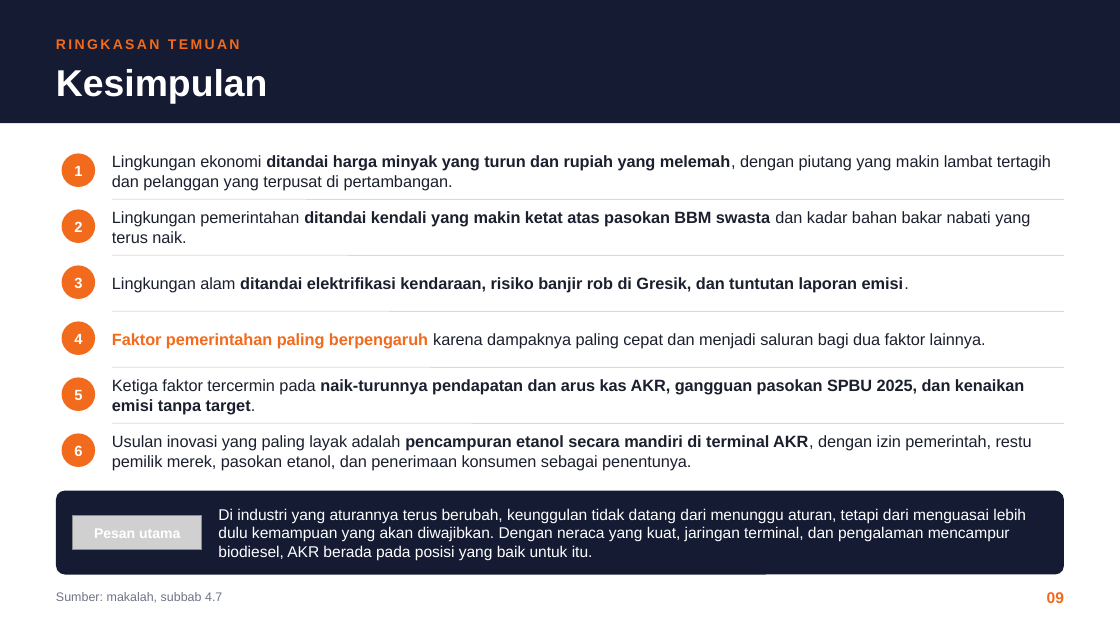
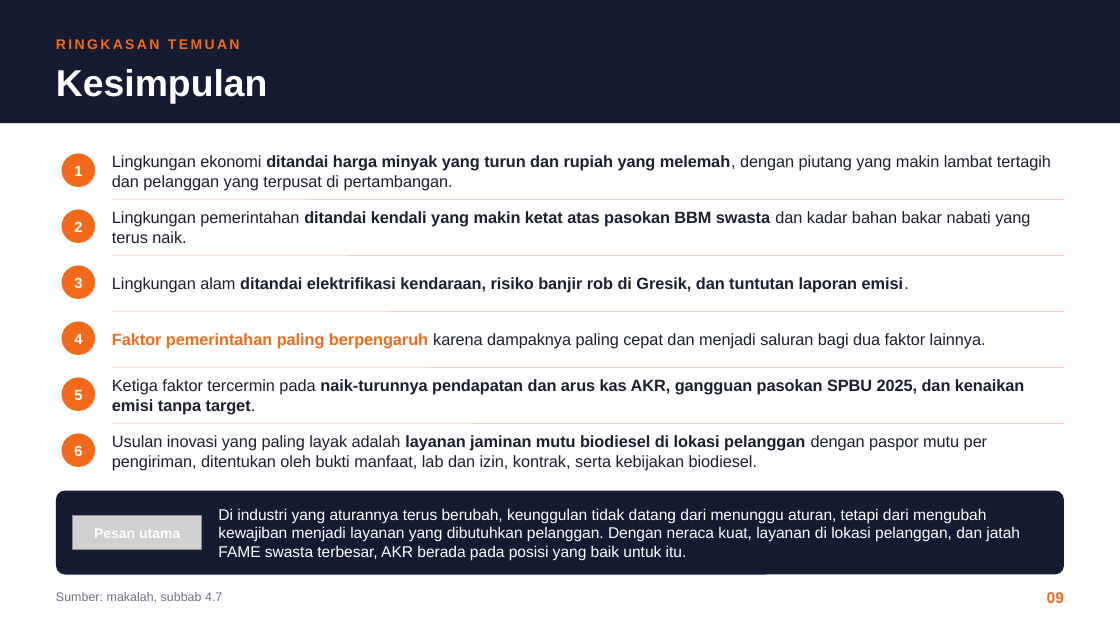
Before and after one commit to aslihabnuri/Dom-Manipulation, a slide deck: slide 9 of output-paper-GBE/Presentasi GBE - Aulia Sisca Rahmadiyanti - SEMBA 51A - PT AKR Corporindo Tbk.pptx. Drawn at 1120x630 pixels with LibreOffice and Linux fonts; fonts in the diff are those of the drawing; grey boxes stand for pictures; background and template pictures are left out. Boxes give left, top, right and bottom in pixels: in the first picture for what was removed or moved away, otherwise in the second. Text is boxed around its words. In the diff, an @@ line names an element or a change of style, - is before the commit and + after.

```diff
--- a/output-paper-GBE/Presentasi GBE - Aulia Sisca Rahmadiyanti - SEMBA 51A - PT AKR Corporindo Tbk.pptx
+++ b/output-paper-GBE/Presentasi GBE - Aulia Sisca Rahmadiyanti - SEMBA 51A - PT AKR Corporindo Tbk.pptx
@@ text at (x1=112, y1=435, x2=987, y2=470): text changed @@
-Usulan inovasi yang paling layak adalah pencampuran etanol secara mandiri di terminal AKR, dengan izin pemerintah, restu pemilik merek, pasokan etanol, dan penerimaan konsumen sebagai penentunya.
+Usulan inovasi yang paling layak adalah layanan jaminan mutu biodiesel di lokasi pelanggan dengan paspor mutu per pengiriman, ditentukan oleh bukti manfaat, lab dan izin, kontrak, serta kebijakan biodiesel.
@@ text at (x1=218, y1=508, x2=1020, y2=560): text changed @@
-Di industri yang aturannya terus berubah, keunggulan tidak datang dari menunggu aturan, tetapi dari menguasai lebih dulu kemampuan yang akan diwajibkan. Dengan neraca yang kuat, jaringan terminal, dan pengalaman mencampur biodiesel, AKR berada pada posisi yang baik untuk itu.
+Di industri yang aturannya terus berubah, keunggulan tidak datang dari menunggu aturan, tetapi dari mengubah kewajiban menjadi layanan yang dibutuhkan pelanggan. Dengan neraca kuat, layanan di lokasi pelanggan, dan jatah FAME swasta terbesar, AKR berada pada posisi yang baik untuk itu.
```
Also in this commit, not shown: 1 other slide changed, 6 other files.
